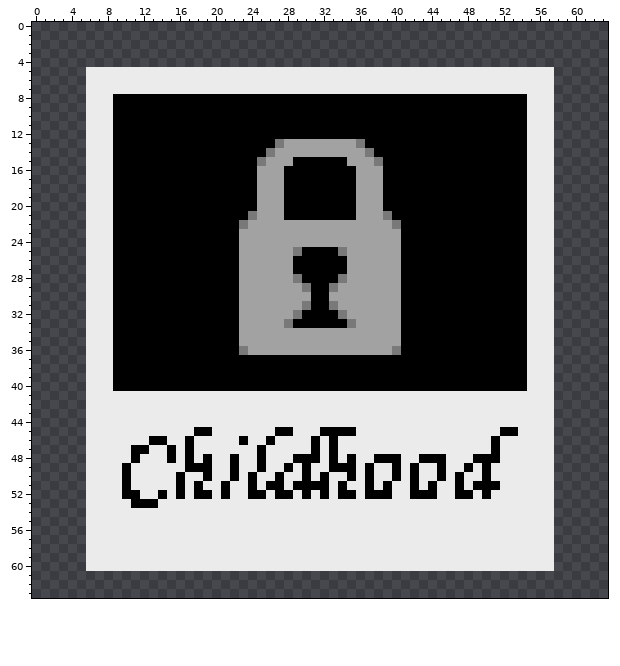
Edited in one commit: pixel-art sprite (assets/images/oldManRoom/album/child/GamePolaroidSuccess.png). This is how it looked before the edit.
The file is 64x64 pixels.
The result:
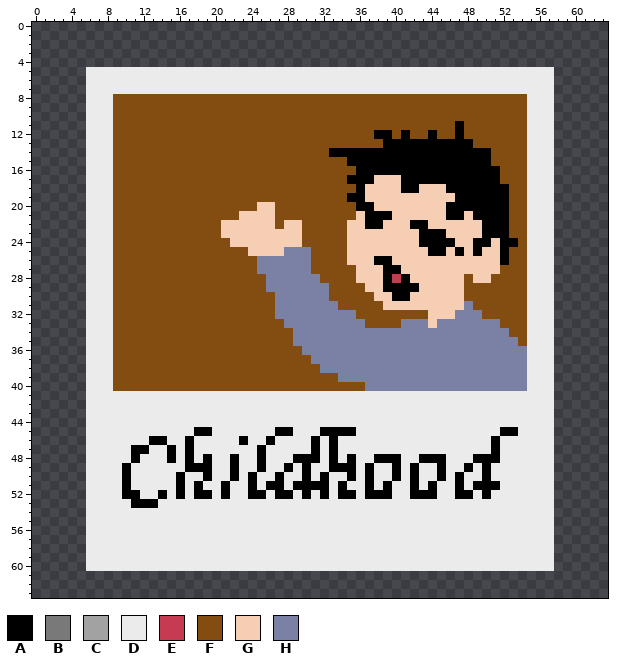
Palette (. is transparent): A #000000  B #797979  C #a2a2a2  D #ebebeb  E #c53c52  F #834c10  G #f6ceb4  H #7b81a4
The exact change:
Changed rows in their new state; - is an unchanged pixel.
first column x 9:
 8 FFFFFFFFFFFFFFFFFFFFFFFFFFFFFFFFFFFFFFFFFFFFFF
 9 FFFFFFFFFFFFFFFFFFFFFFFFFFFFFFFFFFFFFFFFFFFFFF
10 FFFFFFFFFFFFFFFFFFFFFFFFFFFFFFFFFFFFFFFFFFFFFF
11 FFFFFFFFFFFFFFFFFFFFFFFFFFFFFFFFFFFFFF-FFFFFFF
12 FFFFFFFFFFFFFFFFFFFFFFFFFFFFF--F-FF-FF-FFFFFFF
13 FFFFFFFFFFFFFFFFFFFFFFFFFFFFFF----------FFFFFF
14 FFFFFFFFFFFFFFFFFFFFFFFFAAAAA-------------FFFF
15 FFFFFFFFFFFFFFFFFFFFFFFFFFAAAA------------FFFF
16 FFFFFFFFFFFFFFFFFFFFFFFFFFFAAA-------------FFF
17 FFFFFFFFFFFFFFFFFFFFFFFFFF-AAGGG-----------FFF
18 FFFFFFFFFFFFFFFFFFFFFFFFFFFAGGGG--GGG-------FF
19 FFFFFFFFFFFFFFFFFFFFFFFFFF-AGGGGGGGGGG------FF
20 FFFFFFFFFFFFFFFFGGFFFFFFFFFAAGGGGGGGG-------FF
21 FFFFFFFFFFFFFFGGGGFFFFFFFFFGAAAGGGGGG--G----FF
22 FFFFFFFFFFFFGGGGGGFGGFFFFFGGAAGGG--GGGGGG---FF
23 FFFFFFFFFFFFGGGGGGGGGFFFFFGGGGGGGG---GGGG---FF
24 FFFFFFFFFFFFFGGGGGGGGFFFFFGGGGGGGG----GG--G--F
25 FFFFFFFFFFFFFFFGGGGHHHFFFFGGGGGGGGG--G-G-GG-FF
26 FFFFFFFFFFFFFFFFHHHHHHFFFFGGGAAGGGGGGGGGGGG-FF
27 FFFFFFFFFFFFFFFFHHHHHHFFFFFGGGAAGGGGGGGGGGGFFF
28 FFFFFFFFFFFFFFFFFHHHHHHFFFFGGGAE-GGGGGGFGGFFFF
29 FFFFFFFFFFFFFFFFFHHHHHHHFFFFGGAA--GGGGGFFFFFFF
30 FFFFFFFFFFFFFFFFFFHHHHHHFFFFFGGA-GGGGGGFFFFFFF
31 FFFFFFFFFFFFFFFFFFHHHHHHHFFFFFGGGGGGGGGHFFFFFF
32 FFFFFFFFFFFFFFFFFFHHHHHHHHHFFFFFFFFGGGHHHFFFFF
33 FFFFFFFFFFFFFFFFFFFHHHHHHHHHFFFFHHHGHHHHHHHFFF
34 FFFFFFFFFFFFFFFFFFFFHHHHHHHHHHHHHHHHHHHHHHHHFF
35 FFFFFFFFFFFFFFFFFFFFHHHHHHHHHHHHHHHHHHHHHHHHHF
36 FFFFFFFFFFFFFFFFFFFFFHHHHHHHHHHHHHHHHHHHHHHHHH
37 FFFFFFFFFFFFFFFFFFFFFFHHHHHHHHHHHHHHHHHHHHHHHH
38 FFFFFFFFFFFFFFFFFFFFFFFHHHHHHHHHHHHHHHHHHHHHHH
39 FFFFFFFFFFFFFFFFFFFFFFFFFHHHHHHHHHHHHHHHHHHHHH
40 FFFFFFFFFFFFFFFFFFFFFFFFFFFFHHHHHHHHHHHHHHHHHH
